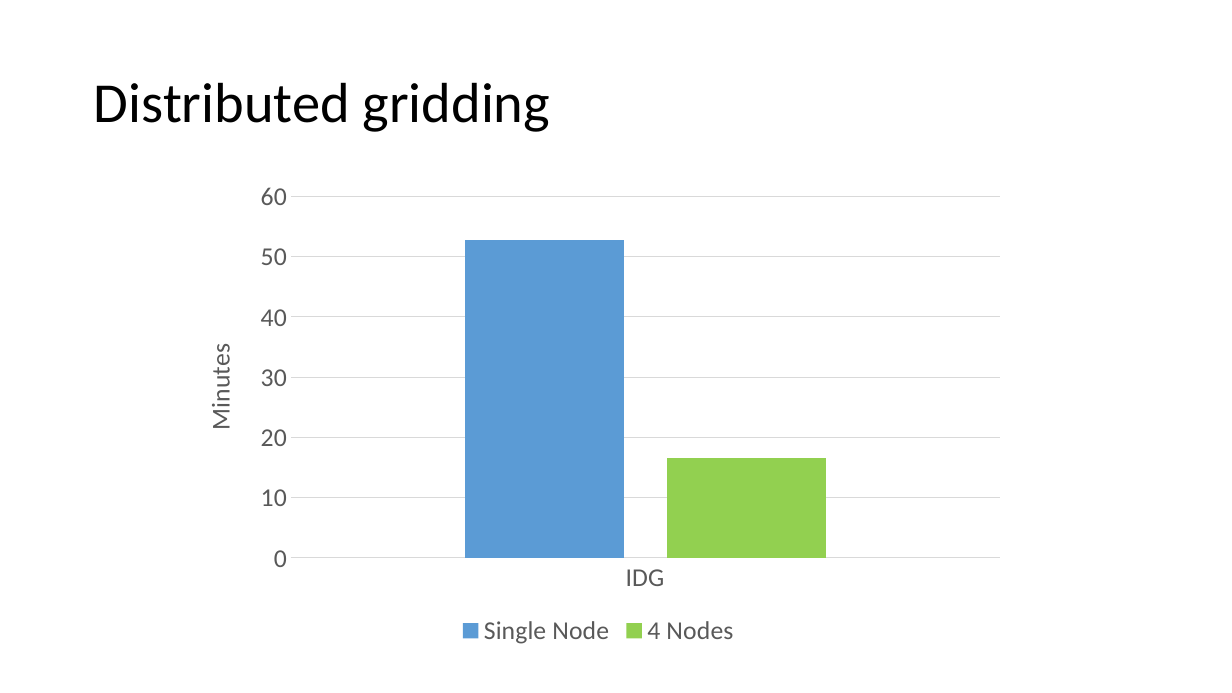
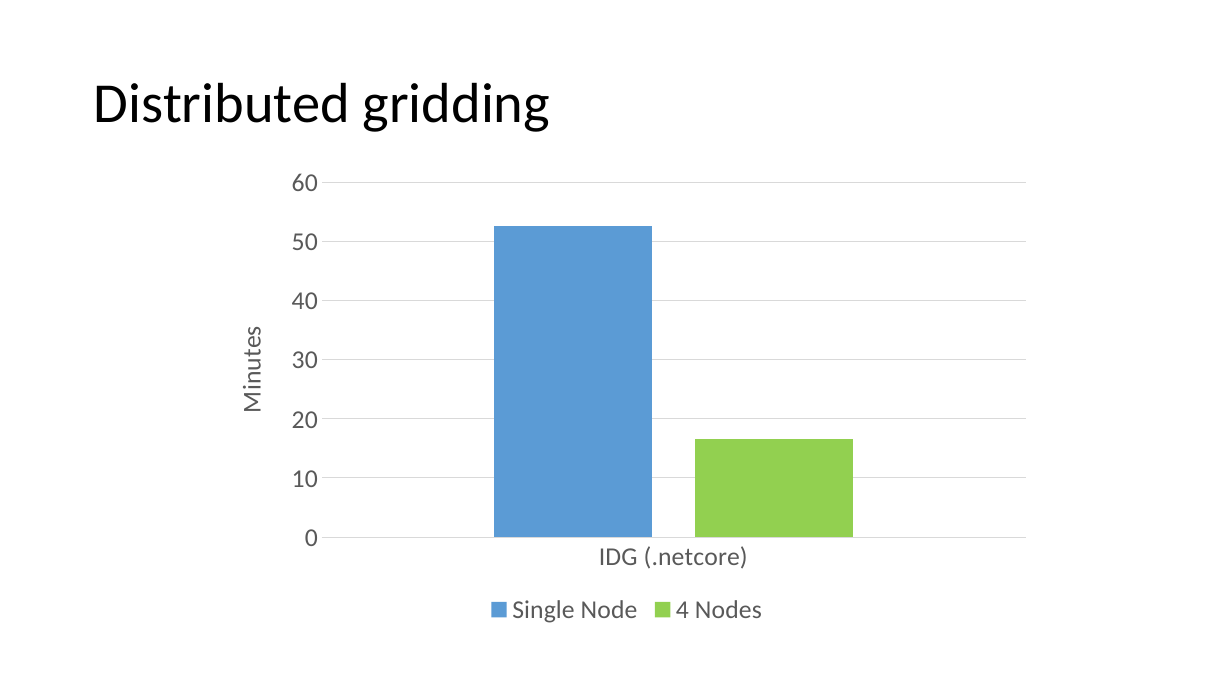
Before and after one commit to lord-blueberry/p9-doc, a slide deck: slide 7 of SKA-Days/pp.pptx. Drawn at 1232x693 pixels with LibreOffice and Linux fonts; fonts in the diff are those of the drawing. Boxes give left, top, right and bottom in pixels: in the first picture for what was removed or moved away, otherwise in the second. Text is boxed around its words. In the diff, an @@ line names an element or a change of style, - is before the commit and + after.

```diff
--- a/SKA-Days/pp.pptx
+++ b/SKA-Days/pp.pptx
@@ column chart at [212, 157, 1043, 631] @@
-categories: IDG
+categories: IDG (.netcore)
@@ column chart: place and size @@
-column chart at [180, 171, 1017, 653]
+column chart at [212, 157, 1043, 631]
```
Also in this commit, not shown: 9 other slides changed, 3 slides removed, 13 other files.
